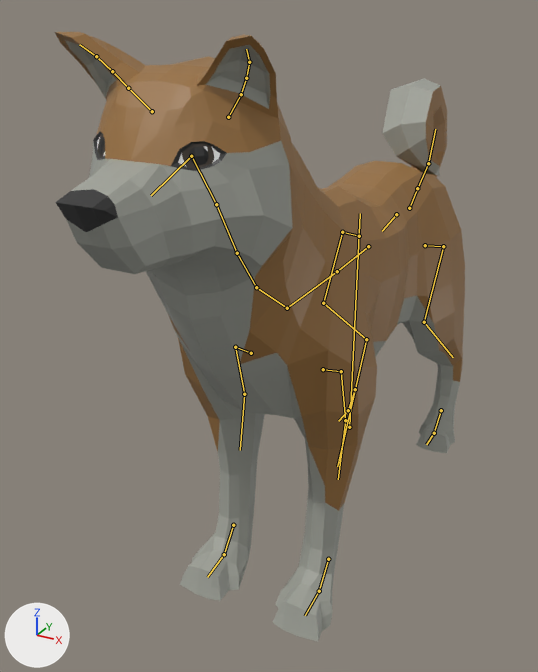
Two versions of the glTF model Pilire/Animals3D/shiba.gltf, one commit apart.
Rendered twice from a 50 mm camera at (1.7, -4.28, 3.18) aimed at (-0.27, -0.69, 1.38). Arrows for +X, +Y and +Z are at lower left; the lights stay in place. The picture after the commit comes second. The bones that change, and the others that lie on the model, are drawn over the model as lines.

Names of what the first picture shows: 'ShibaInu'.
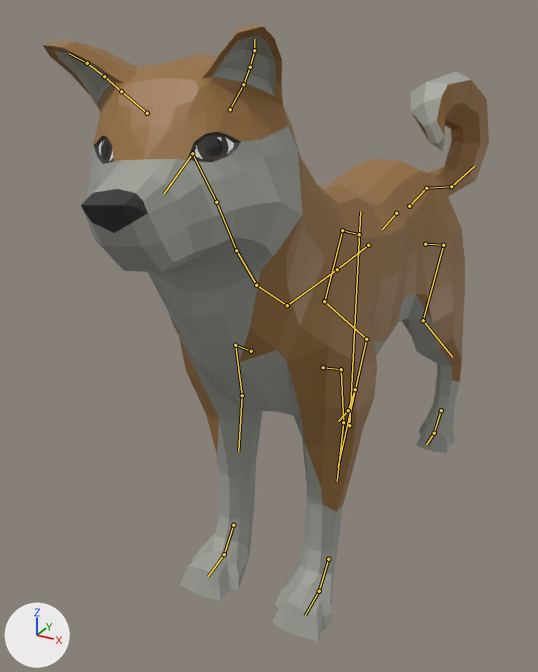
The newer file adds an action. The first version stands in its rest pose; the second is drawn at frame 36 of the action 'Companion_Fed'.

What the commit changed:
Bone 'Neck3' (bone_neck3) turns from (0, 0, 0) to (0, 10, 1) degrees about its own x, y and z.
Bone 'FrontUpperLeg.L' (bone_frontupperleg_l) turns from (0, 0, 0) to (-5, 2, 0) degrees about its own x, y and z.
Bone 'FrontLowerLeg.L' (bone_frontlowerleg_l) turns from (0, 0, 0) to (-7, 0, 1) degrees about its own x, y and z.
Bone 'FrontUpperLeg.R' (bone_frontupperleg_r) turns from (0, 0, 0) to (-5, -2, 0) degrees about its own x, y and z.
Bone 'FrontLowerLeg.R' (bone_frontlowerleg_r) turns from (0, 0, 0) to (-7, 0, -1) degrees about its own x, y and z.
Bone 'Tail1' (bone_tail1) turns from (0, 0, 0) to (3, -15, -23) degrees about its own x, y and z.
Bone 'Tail2' (bone_tail2) turns from (0, 0, 0) to (-38, 0, 0) degrees about its own x, y and z.

Pixel boxes (x1, y1, x2, y2) of what changed, in the pictures (538 x 672 px):
'ShibaInu', posed (9% wider)
    before: (55, 32, 465, 642)
    after: (43, 25, 489, 642)
bone 'Neck3', root to tip
    before: (216, 204) to (191, 156)
    after: (216, 202) to (192, 153)
bone 'FrontUpperLeg.L', root to tip
    before: (341, 371) to (345, 420)
    after: (341, 369) to (343, 422)
bone 'FrontLowerLeg.L', root to tip
    before: (345, 420) to (338, 479)
    after: (343, 422) to (337, 481)
bone 'FrontUpperLeg.R', root to tip
    before: (235, 347) to (244, 394)
    after: (235, 345) to (242, 395)
bone 'FrontLowerLeg.R', root to tip
    before: (244, 394) to (240, 450)
    after: (242, 395) to (238, 451)
bone 'Tail1', root to tip
    before: (409, 208) to (417, 188)
    after: (409, 206) to (426, 188)
bone 'Tail2', root to tip
    before: (417, 188) to (428, 163)
    after: (426, 188) to (451, 186)
